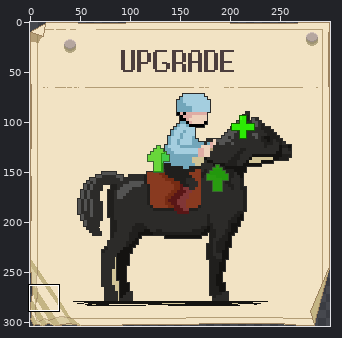
Animated GIF sprite -- src/assets/game/actions-cards/level.gif. Above: a wide view before the commit, with the close-up outlined.
Close-up. As it was:
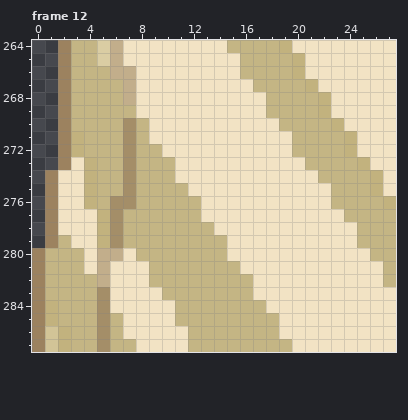
The file is 300x304 pixels, 14 frames. Colours within 5 levels of each other are drawn and written as one. Shown: frame 12: x 0..27, y 264..287.
The same view after the edit:
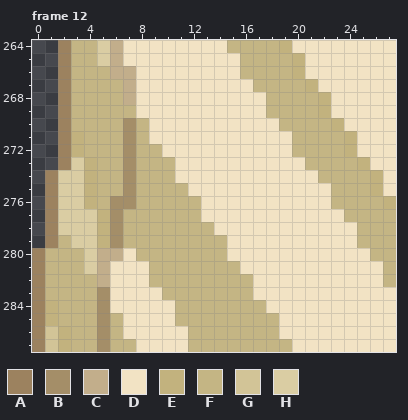
Palette (. is transparent): A #9c825f  B #a48e68  C #c2ae8b  D #f2e3c4  E #c2b27e  F #c4b584  G #d2c497  H #dacda3
What changed:
--- frame 12
@@ x 0..6 @@
 272 ..AEFFF
-273 ..ADEFF
-274 .ADDEFF
-275 .ADDEFF
-276 .ADDEFB
-277 .ADDDEB
-278 .ADDDEB
-279 .AFDDEB
-280 AFFFDCC
-281 AFFFDCD
+273 ..AHEFF
+274 .AHHEFF
+275 .AHHEFF
+276 .AHHEFB
+277 .AHHHEB
+278 .AHHHEB
+279 .AFHHEB
+280 AFFFHCC
+281 AFFFHCD
 282 AFFFFCD
Pixel boxes of the changes (left, top, right, bottom) in both close-ups:
changed: (58, 157, 97, 274)
